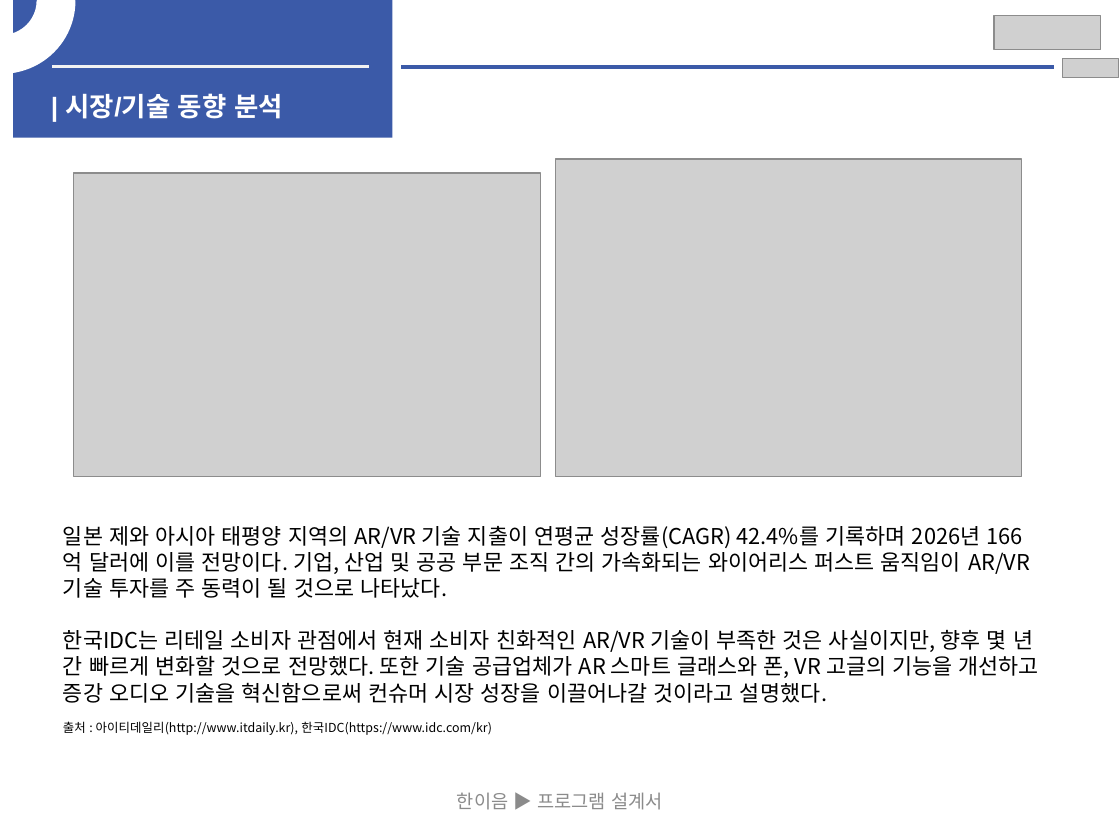
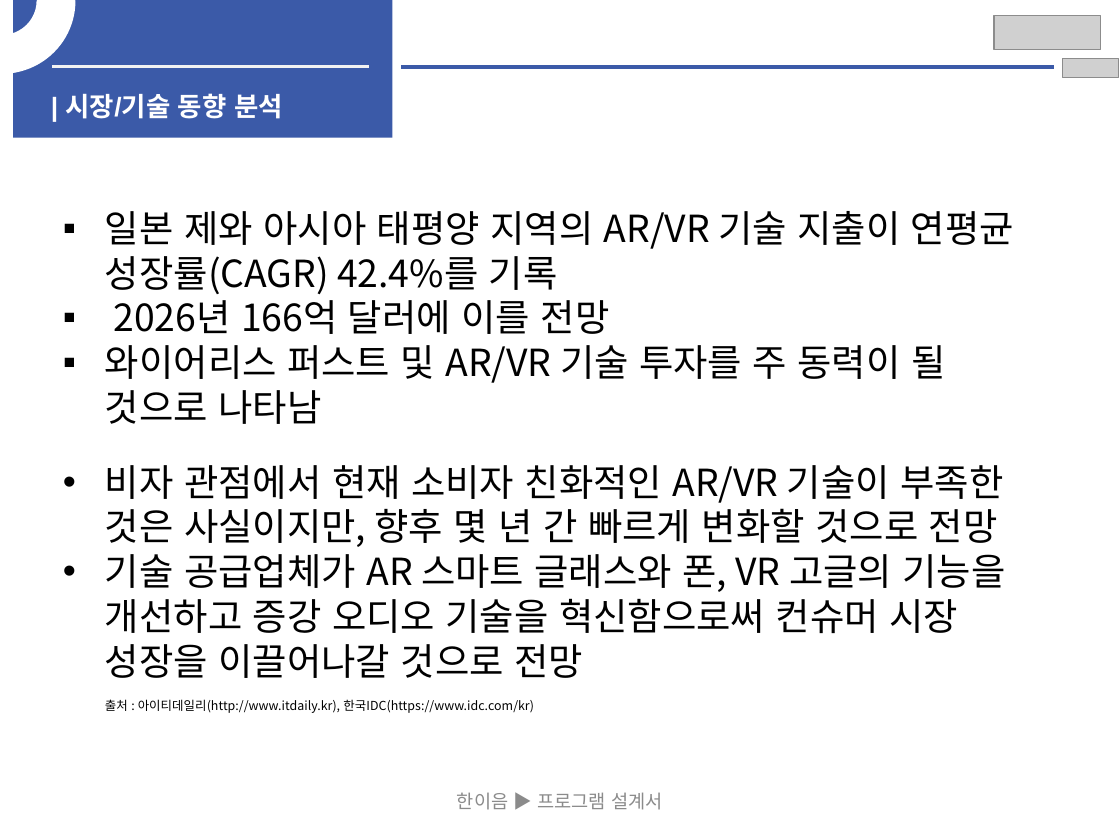
Before and after one commit to Leusin/oic-graduation-project, a slide deck: slide 1 of report/mid-report-ppt-juyoung.pptx. Drawn at 1120x840 pixels with LibreOffice and Linux fonts; fonts in the diff are those of the drawing; grey boxes stand for pictures. Boxes give left, top, right and bottom in pixels: in the first picture for what was removed or moved away, otherwise in the second. Text is boxed around its words. In the diff, an @@ line names an element or a change of style, - is before the commit and + after.

Commit message:
update PPT

```diff
--- a/report/mid-report-ppt-juyoung.pptx
+++ b/report/mid-report-ppt-juyoung.pptx
@@ picture removed at (74, 174, 541, 477) @@
@@ picture removed at (556, 159, 1023, 476) @@
@@ text at (105, 211, 1014, 713): text changed; size 14 to 24 pt @@
-일본 제와 아시아 태평양 지역의 AR/VR 기술 지출이 연평균 성장률(CAGR) 42.4%를 기록하며 2026년 166억 달러에 이를 전망이다. 기업, 산업 및 공공 부문 조직 간의 가속화되는 와이어리스 퍼스트 움직임이 AR/VR 기술 투자를 주 동력이 될 것으로 나타났다.
-한국IDC는 리테일 소비자 관점에서 현재 소비자 친화적인 AR/VR 기술이 부족한 것은 사실이지만, 향후 몇 년 간 빠르게 변화할 것으로 전망했다. 또한 기술 공급업체가 AR 스마트 글래스와 폰, VR 고글의 기능을 개선하고 증강 오디오 기술을 혁신함으로써 컨슈머 시장 성장을 이끌어나갈 것이라고 설명했다.
-출처 : 아이티데일리(http://www.itdaily.kr), 한국IDC(https://www.idc.com/kr)
+▪ 일본 제와 아시아 태평양 지역의 AR/VR 기술 지출이 연평균 성장률(CAGR) 42.4%를 기록
+▪ 2026년 166억 달러에 이를 전망
+▪ 와이어리스 퍼스트 및 AR/VR 기술 투자를 주 동력이 될 것으로 나타남
+• 비자 관점에서 현재 소비자 친화적인 AR/VR 기술이 부족한 것은 사실이지만, 향후 몇 년 간 빠르게 변화할 것으로 전망
+• 기술 공급업체가 AR 스마트 글래스와 폰, VR 고글의 기능을 개선하고 증강 오디오 기술을 혁신함으로써 컨슈머 시장 성장을 이끌어나갈 것으로 전망
+  출처 : 아이티데일리(http://www.itdaily.kr), 한국IDC(https://www.idc.com/kr)
```
Also in this commit, not shown: 1 other slide changed, 2 slides added, 4 slides removed, 1 other file.
